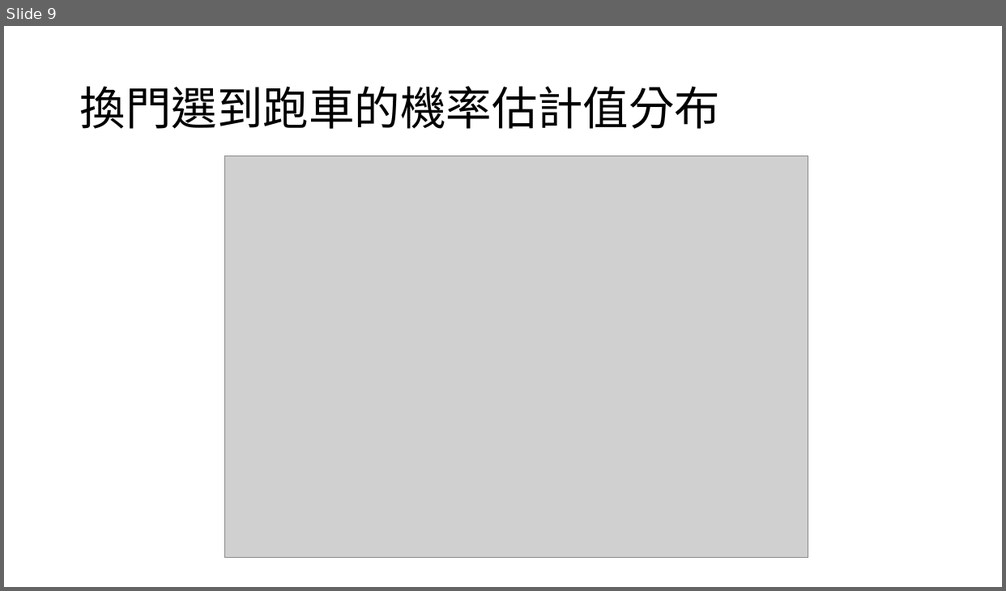
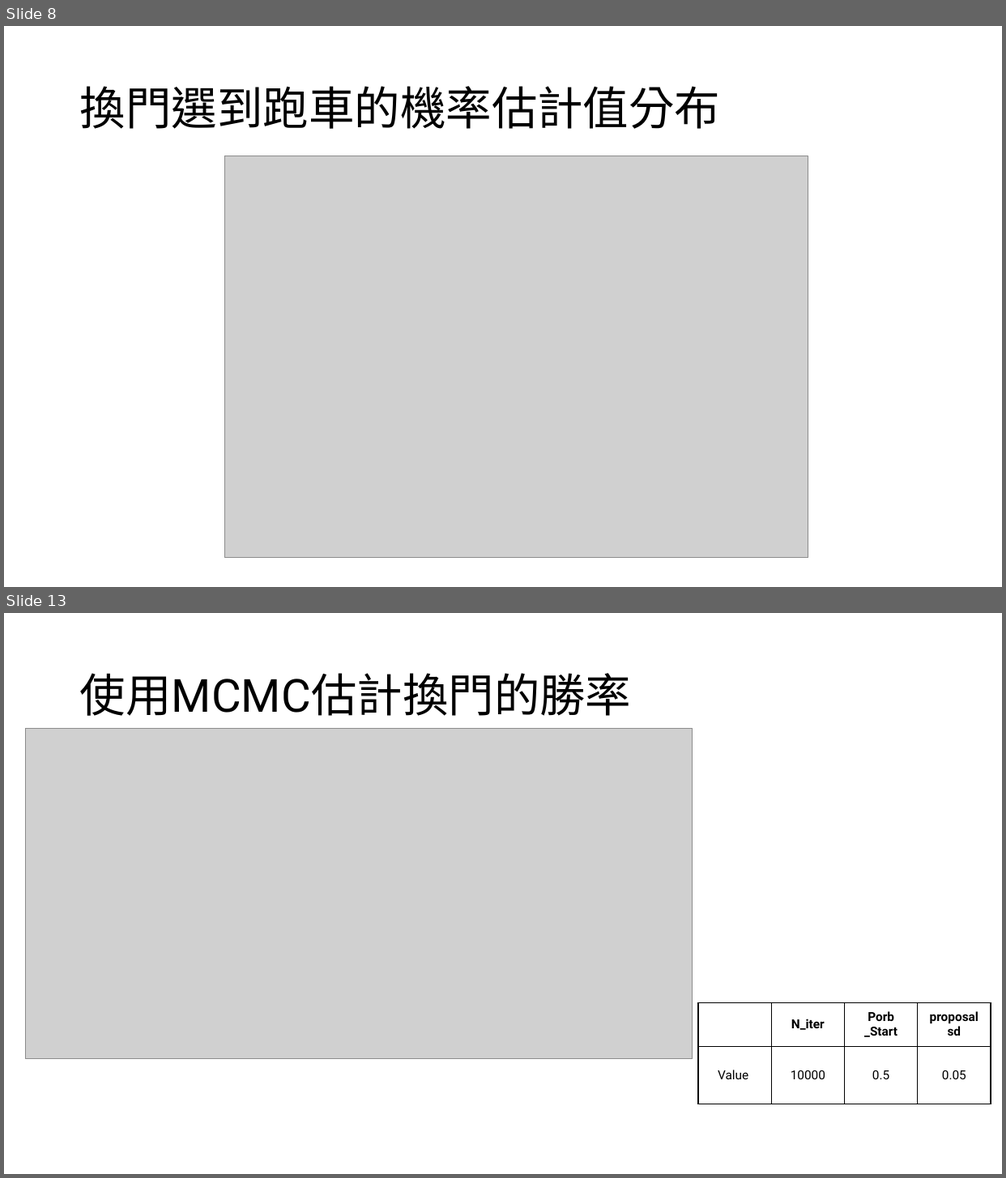
Before and after one commit to Lai-jun-yan/monty-hall-simulation, a slide deck: R/presentation/統計計算.pptx. Shown one above the other, each under a label of ours: slide 9 before the commit, slides 8 and 13 after it; the slides between them are not shown. The pictures are 1006x591 and 1006x1178 pixels, drawn with LibreOffice and Linux fonts; fonts in the diff are those of the drawing; grey boxes stand for pictures. Boxes give left, top, right and bottom in pixels: in the first picture for what was removed or moved away, otherwise in the second. Text is boxed around its words. In the diff, an @@ line names an element or a change of style, - is before the commit and + after.

```diff
--- a/R/presentation/統計計算.pptx
+++ b/R/presentation/統計計算.pptx
@@ slide 13 added at (x1=4, y1=613, x2=1002, y2=1174), background #FFFFFF @@
@@ title added at (x1=80, y1=673, x2=631, y2=716), 44 pt, text #000000 @@
+使用MCMC估計換門的勝率
@@ picture added at (x1=25, y1=728, x2=692, y2=1059) @@
@@ table added at (x1=699, y1=1003, x2=992, y2=1105), 2 rows, 4 columns @@
+ | N_iter | Porb _Start | proposal sd
+Value | 10000 | 0.5 | 0.05
@@ what was slide 9 is now slide 8 @@
```
Also in this commit, not shown: 3 slides changed, 3 other slides added, 2 slides removed, 2 other files.
